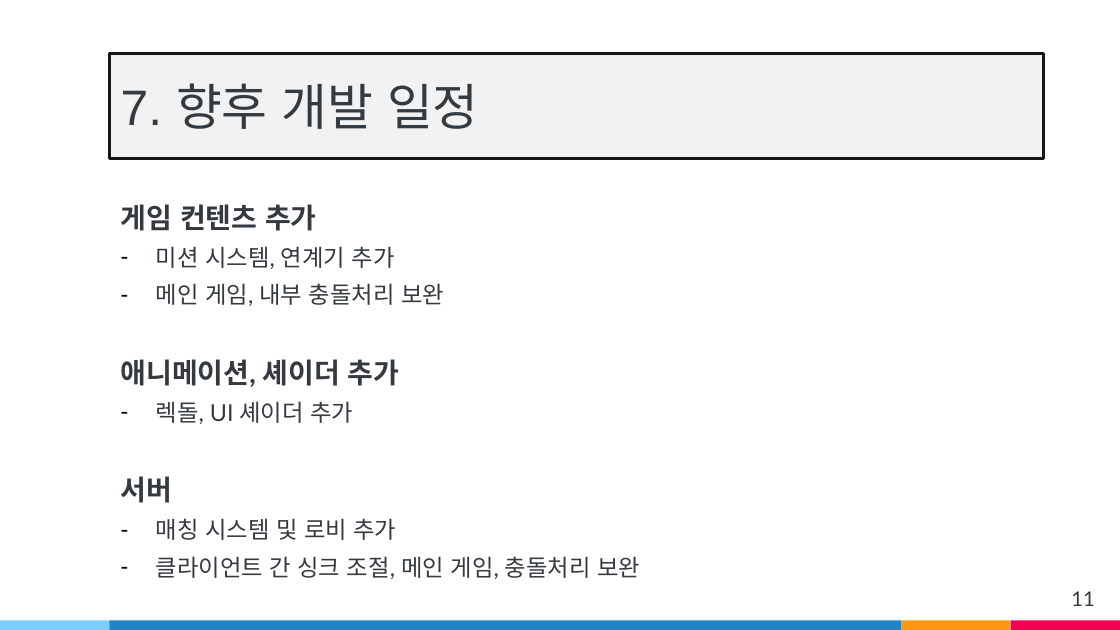
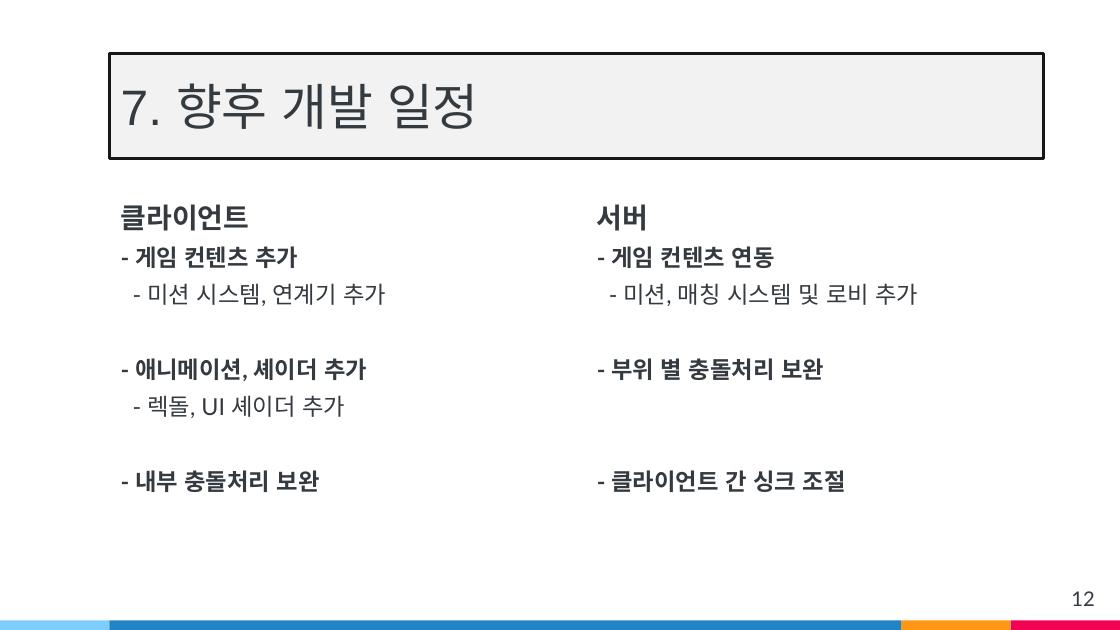
Before and after one commit to wsj2681/Anger_Control_Disoder, a slide deck: slide 12 of Capstone Design/발표자료/중간발표/v3.pptx (slide 11 before the commit). Drawn at 1120x630 pixels with LibreOffice and Linux fonts; fonts in the diff are those of the drawing. Boxes give left, top, right and bottom in pixels: in the first picture for what was removed or moved away, otherwise in the second. Text is boxed around its words. In the diff, an @@ line names an element or a change of style, - is before the commit and + after.

```diff
--- a/Capstone Design/발표자료/중간발표/v3.pptx
+++ b/Capstone Design/발표자료/중간발표/v3.pptx
@@ text at [121,204,386,492]: text changed; bold on @@
-게임 컨텐츠 추가
-– 미션 시스템, 연계기 추가
-– 메인 게임, 내부 충돌처리 보완
-애니메이션, 셰이더 추가
-– 렉돌, UI 셰이더 추가
-서버
-– 매칭 시스템 및 로비 추가
-– 클라이언트 간 싱크 조절, 메인 게임, 충돌처리 보완
+클라이언트
+- 게임 컨텐츠 추가
+- 미션 시스템, 연계기 추가
+- 애니메이션, 셰이더 추가
+- 렉돌, UI 셰이더 추가
+- 내부 충돌처리 보완
@@ text added at [597,204,919,492], 15 pt, text #343A40, bold @@
+서버
+- 게임 컨텐츠 연동
+- 미션, 매칭 시스템 및 로비 추가
+- 부위 별 충돌처리 보완
+- 클라이언트 간 싱크 조절
@@ page number at [1071,591,1094,606]: text changed @@
-11
+12
```
Also in this commit, not shown: 5 other slides changed, 1 slide added, 3 other files.
